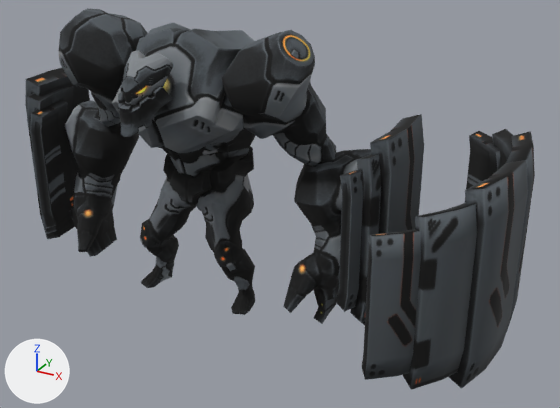
Two versions of the glTF model public/assets/fighters/magnus-armoredforces.glb, one commit apart.
Before and after are seen from a 50 mm camera at (3.51, -5.06, 3.48) aimed at (0.6, 0.24, 0.83). The lights are fixed; the arrows at lower left show +X, +Y and +Z. The first picture is the older version. Where no turn or scale is listed for an object, it has been applied to the vertices.
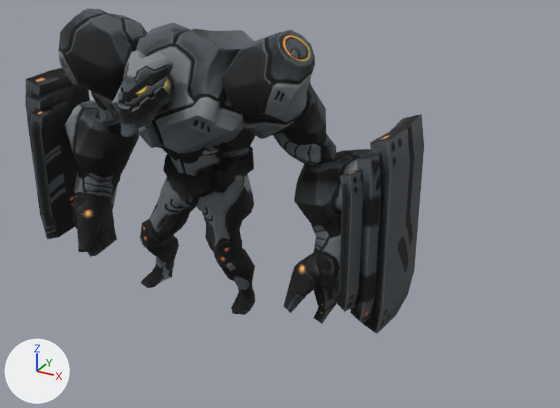
Pixel boxes [x1, y1, x2, y2] of what changed, in the pictures (560 x 408 px):
'Object220.001', deleted: before [362, 160, 528, 390]
'Object222.001', deleted: before [465, 129, 535, 347]

The change in detail:
Object 'Object220.001' (ob_object220_001) is deleted.
Object 'Object222.001' (ob_object222_001) is deleted.
